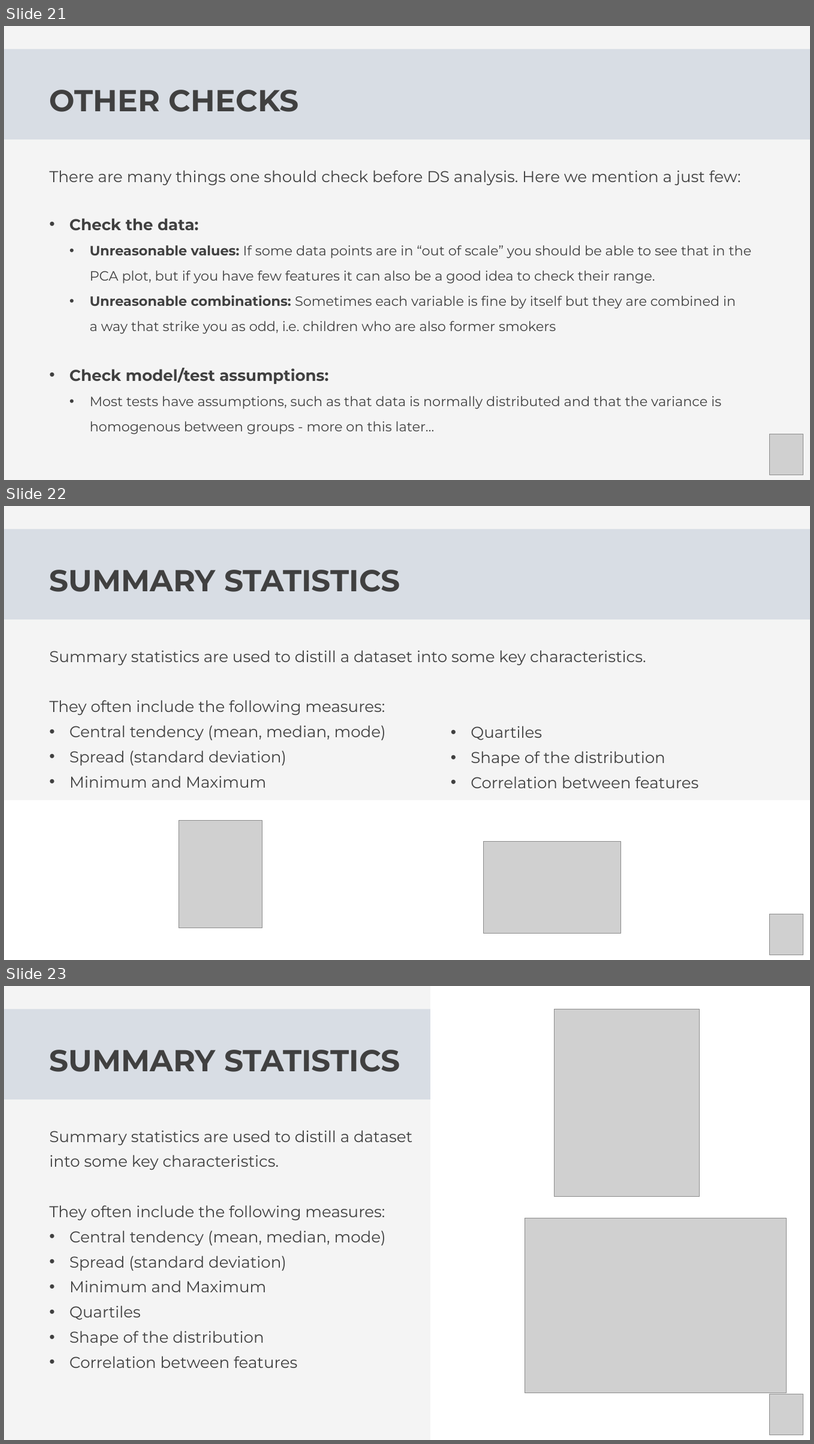
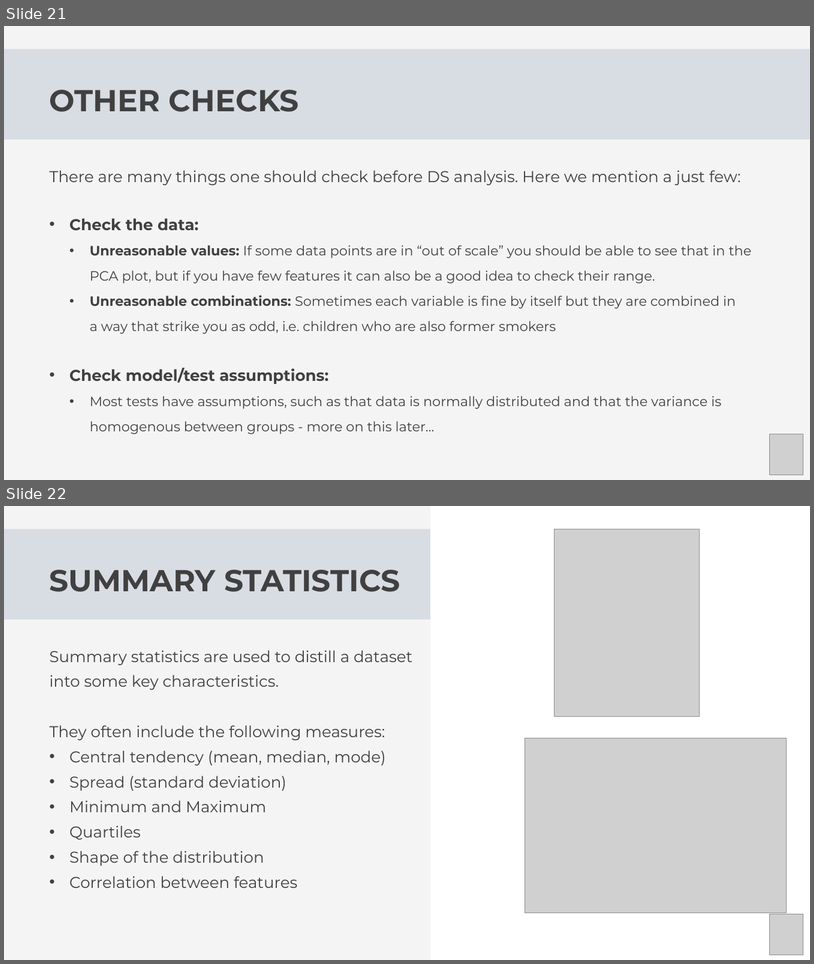
Before and after one commit to Center-for-Health-Data-Science/Foundations-of-Health-Data-Science, a slide deck: Slides/FHDS_Exploratory_Data_Analysis_Part2.pptx. Shown one above the other, each under a label of ours: slides 21, 22 and 23 before the commit, slides 21 and 22 after it. The pictures are 814x1444 and 814x964 pixels, drawn with LibreOffice and Linux fonts; fonts in the diff are those of the drawing; grey boxes stand for pictures. Boxes give left, top, right and bottom in pixels: in the first picture for what was removed or moved away, otherwise in the second. Text is boxed around its words. In the diff, an @@ line names an element or a change of style, - is before the commit and + after.

```diff
--- a/Slides/FHDS_Exploratory_Data_Analysis_Part2.pptx
+++ b/Slides/FHDS_Exploratory_Data_Analysis_Part2.pptx
@@ slide 22 removed at box(4, 506, 810, 960), background #F4F4F4 @@
@@ freeform shape removed at box(4, 529, 810, 619) @@
@@ text removed at box(50, 570, 401, 592) @@
-SUMMARY STATISTICS
@@ text removed at box(50, 650, 647, 787) @@
-Summary statistics are used to distill a dataset into some key characteristics.
-They often include the following measures:
-• Central tendency (mean, median, mode)
-• Spread (standard deviation)
-• Minimum and Maximum
@@ text removed at box(471, 726, 699, 788) @@
-• Quartiles
-• Shape of the distribution
-• Correlation between features
@@ rectangle removed at box(4, 800, 810, 960) @@
@@ picture removed at box(179, 820, 262, 928) @@
@@ picture removed at box(484, 841, 621, 933) @@
@@ picture removed at box(770, 913, 804, 954) @@
@@ what was slide 23 is now slide 22 @@
```
Also in this commit, not shown: 1 slide added, 1 other file.
